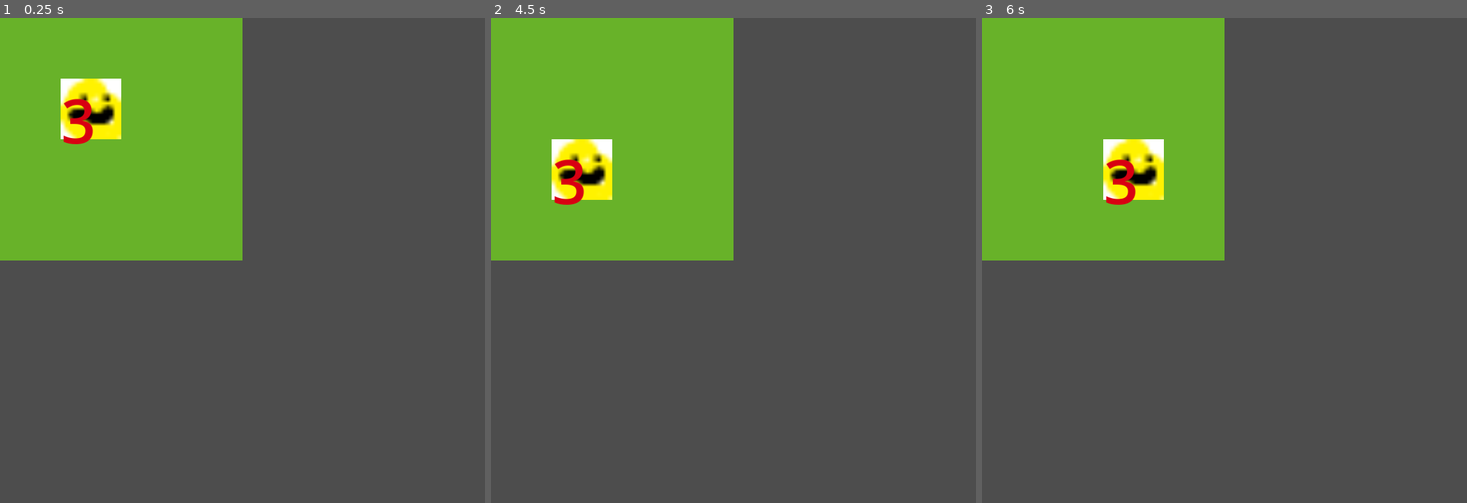
Above: before the commit, frames 1-3 (left to right).
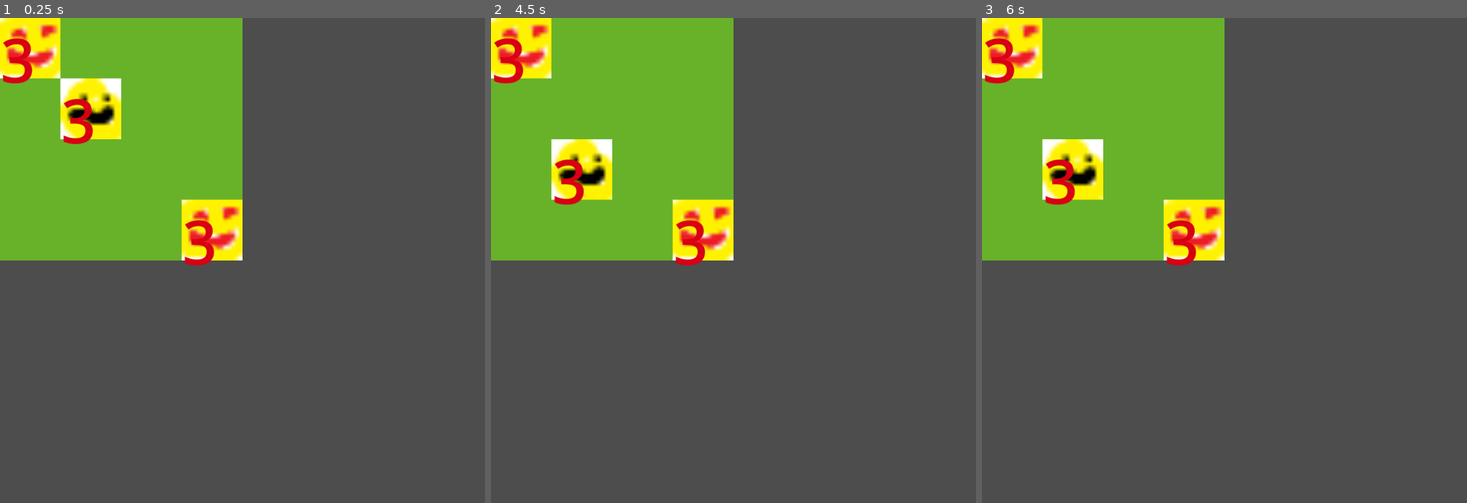
Above: after the commit, the same moments.

Repository: Sam-Goldie/Decree
Game: Godot game, scene res://Level.tscn
Two runs of this game, one before a commit and one after it. Both use one fixed random seed, a clock stepped at 60 frames per second and the inputs below.
Inputs (mouse positions are in pixels of both pictures, inside the frame that each line leads up to):
- Up to frame 1 (0.25 s): no input
- Up to frame 2 (4.5 s): tap Enter at 0.5, 2, 3.5 s; move the mouse to (840, 236) at 0.52 s; click (840, 236) at 0.67 s; tap Space at 1.25, 2.75, 4.25 s; move the mouse to (636, 284) at 1.27 s; click (636, 284) at 1.42 s; move the mouse to (782, 153) at 2.02 s; click (782, 153) at 2.17 s; move the mouse to (709, 357) at 2.77 s; click (709, 357) at 2.92 s; move the mouse to (879, 333) at 3.52 s; click (879, 333) at 3.67 s; move the mouse to (588, 187) at 4.27 s; click (588, 187) at 4.42 s
- Up to frame 3 (6 s): move the mouse to (1248, 260) at 5.02 s; click (1248, 260) at 5.17 s; move the mouse to (1151, 139) at 5.77 s; click (1151, 139) at 5.92 s

The runs differ from the first frame. In frame 1, 3.3% of the frame differs, in the area x 0-50%, y 0-51%; in frame 2, 3.3%; in frame 3, 6.5%.

Commit message:
Restored player and enemy turn loop

Diff:
--- a/decree/level.gd
+++ b/decree/level.gd
@@ -13,11 +13,12 @@
 @onready
 var enemies = [enemy_scene.instantiate(), enemy_scene.instantiate()]
 @onready
-var board = [[null, null, null, null], [null, player, null, null], [null, null, null, null],[null, null, null, null]]
+var board = [[enemies[0], null, null, null], [null, player, null, null], [null, null, null, null],[null, null, null, enemies[1]]]
+@onready
+var mouse_is_pressed = false
 
 func _ready():
 	DisplayServer.window_set_mode(DisplayServer.WINDOW_MODE_FULLSCREEN)
-	player.board = board
 	var terrain_layer = $Terrain
 	var navigation_layer = $Navigation
 	player.hp = 3
@@ -66,12 +67,13 @@
 		#board[board_dest[1]][board_dest[0]] = player
 		#player.position = target
 		#player.board_position = target / 16
-	##player.select_target()
+	#player.select_target()
 	#take_enemy_turns()
 
 func take_enemy_turns():
 	for i in range(len(enemies)):
 		var enemy = enemies[i]
+		active_entity = enemy
 		board[enemy.board_position[0]][enemy.board_position[1]] = null
 		enemy.move(player.board_position)
 		board[enemy.board_position[0]][enemy.board_position[1]] = enemy
@@ -85,6 +87,7 @@
 				var nodes = attack_target.get_children()
 				var health = nodes[1]
 				health.text = str(attack_target.hp)
+	active_entity = player
 
 func clear_dead():
 	var dead_idx = []
@@ -106,19 +109,24 @@
 		entity.position = target * 16
 		board[current_board_position[0]][current_board_position[1]] = null
 		board[target[0]][target[1]] = entity
-		confirm_move.emit()
+		entity.has_moved = true
 
 func attack(entity, target):
 	var attacker_board_position = get_board_position(entity.position)
 	if board[target[0]][target[1]] != null and board[target[0]][target[1]] != entity:
 		damage(board[target[0]][target[1]], entity.damage)
-		confirm_attack.emit()
+		entity.has_moved = false
+		take_enemy_turns()
 
 func _input(event):
 	print(get_global_mouse_position())
 	if active_entity != player:
 		return
+
 	if event is InputEventMouseButton:
+		if mouse_is_pressed:
+			mouse_is_pressed = false
+			return
 		var mouse_position = get_global_mouse_position()
 		if mouse_position[0] > 64 or mouse_position[0] < 0 or mouse_position[1] > 64 or mouse_position[1] < 0:
 			return
--- a/decree/player.gd
+++ b/decree/player.gd
@@ -3,7 +3,6 @@
 var board_position : Vector2
 var hp : int
 var damage : int
-var board
 var has_moved : bool
 
 signal move(entity, target)
--- a/decree/project.godot
+++ b/decree/project.godot
@@ -23,5 +23,5 @@
 
 window/size/viewport_width=1028
 window/size/viewport_height=1028
-window/stretch/mode="canvas_items"
+window/size/resizable=false
 window/stretch/scale=8.0
